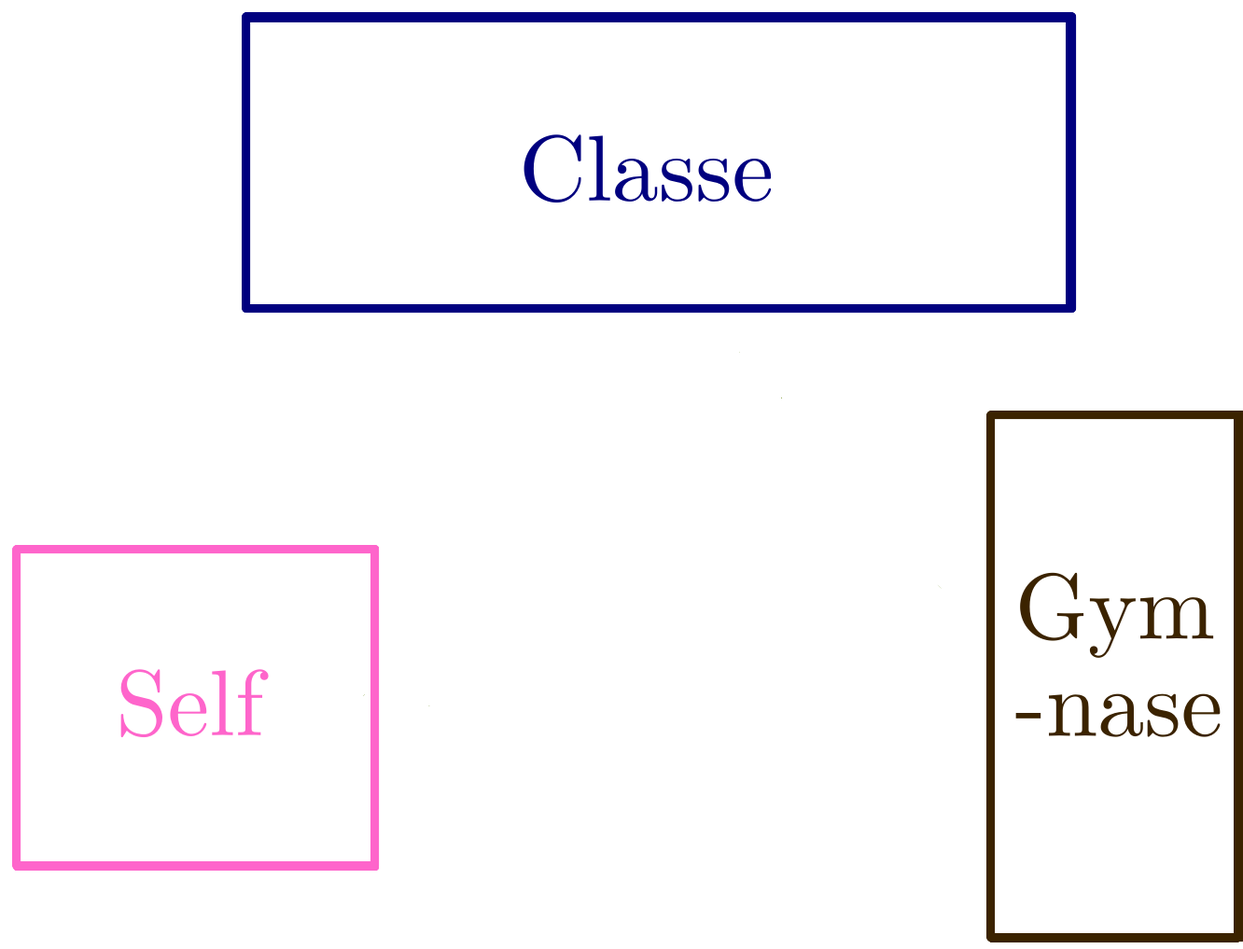
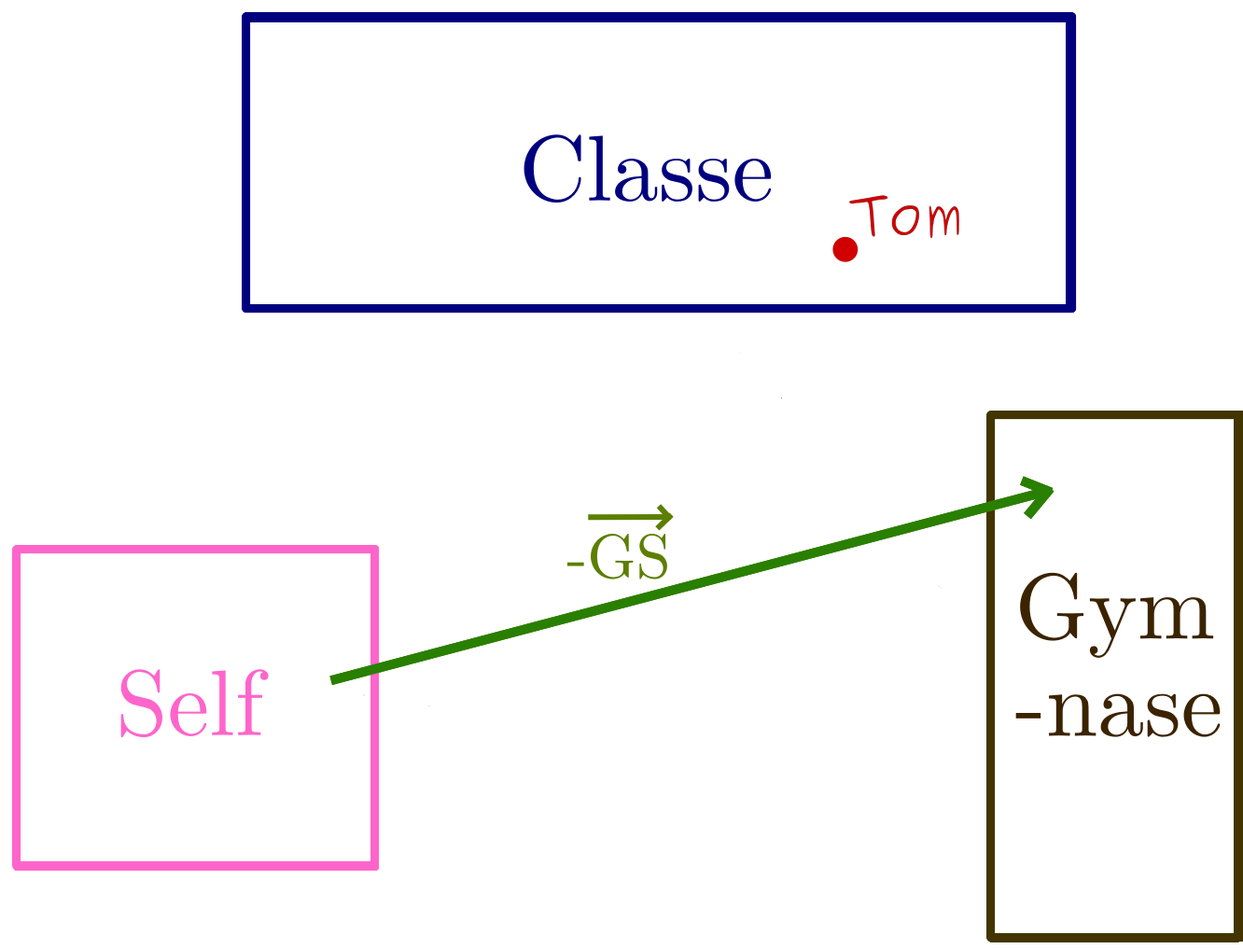
Layered file, before and after one edit (1243px x 949px). Changes by layer:
painted on "Layer 1" over (329, 195, 1243, 943)
